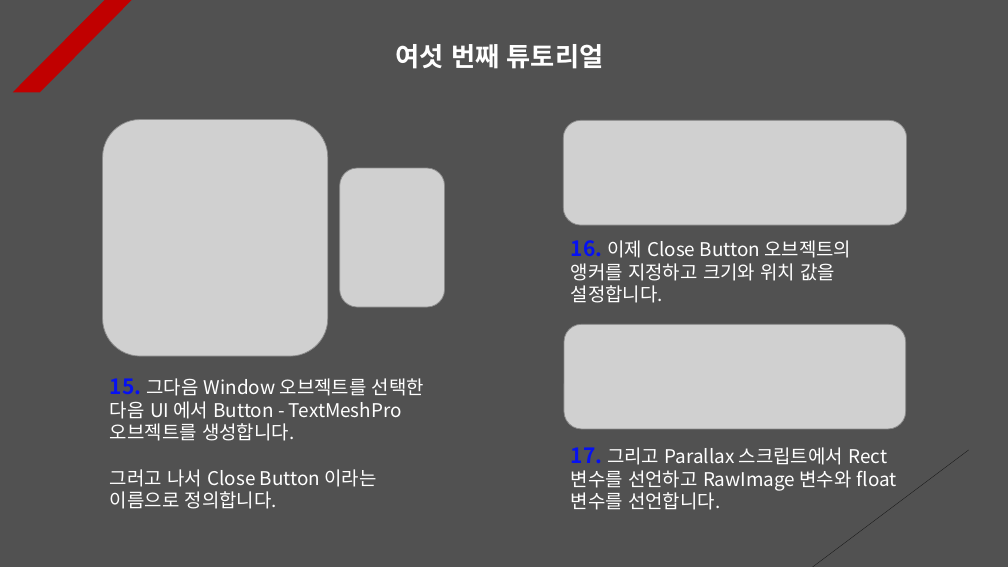
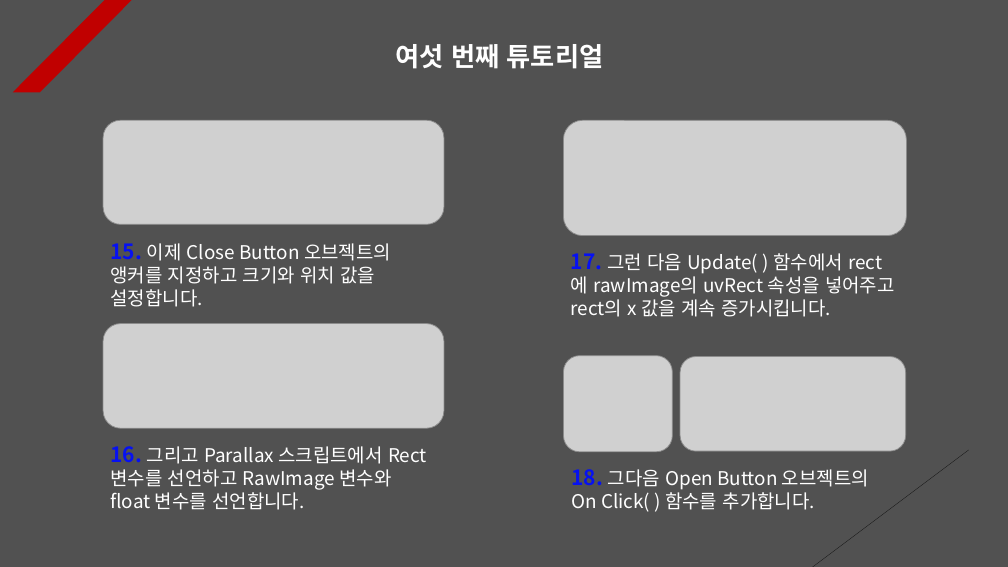
Before and after one commit to Unity2033/3D-UnityEngine, a slide deck: slide 6 of Assets/Animation/PPT Data/Animation Example.pptx. Drawn at 1008x567 pixels with LibreOffice and Linux fonts; fonts in the diff are those of the drawing; grey boxes stand for pictures. Boxes give left, top, right and bottom in pixels: in the first picture for what was removed or moved away, otherwise in the second. Text is boxed around its words. In the diff, an @@ line names an element or a change of style, - is before the commit and + after.

```diff
--- a/Assets/Animation/PPT Data/Animation Example.pptx
+++ b/Assets/Animation/PPT Data/Animation Example.pptx
@@ picture removed at box(103, 119, 328, 356) @@
@@ picture: place and size @@
-picture at box(563, 120, 907, 225)
+picture at box(103, 120, 444, 225)
@@ picture added at box(563, 120, 907, 236) @@
@@ picture removed at box(340, 168, 445, 307) @@
@@ text at box(110, 243, 391, 307): text changed @@
-16. 이제 Close Button 오브젝트의 앵커를 지정하고 크기와 위치 값을 설정합니다.
+15. 이제 Close Button 오브젝트의 앵커를 지정하고 크기와 위치 값을 설정합니다.
@@ text added at box(571, 253, 895, 317), 18 pt, text #FFFFFF @@
+17. 그런 다음 Update( ) 함수에서 rect에 rawImage의 uvRect 속성을 넣어주고 rect의 x 값을 계속 증가시킵니다.
@@ picture: place and size @@
-picture at box(564, 324, 906, 429)
+picture at box(103, 324, 444, 428)
@@ picture added at box(563, 355, 672, 451) @@
@@ picture added at box(681, 357, 906, 451) @@
@@ text removed at box(110, 378, 424, 509) @@
-15. 그다음 Window 오브젝트를 선택한 다음 UI 에서 Button - TextMeshPro 오브젝트를 생성합니다.
-그러고 나서 Close Button 이라는 이름으로 정의합니다.
@@ text at box(110, 446, 427, 510): text changed @@
-17. 그리고 Parallax 스크립트에서 Rect 변수를 선언하고 RawImage 변수와 float 변수를 선언합니다.
+16. 그리고 Parallax 스크립트에서 Rect 변수를 선언하고 RawImage 변수와 float 변수를 선언합니다.
@@ text added at box(571, 469, 869, 512), 18 pt, text #FFFFFF @@
+18. 그다음 Open Button 오브젝트의 On Click( ) 함수를 추가합니다.
```
Also in this commit, not shown: 17 other slides changed, 1 slide removed, 52 other files.
